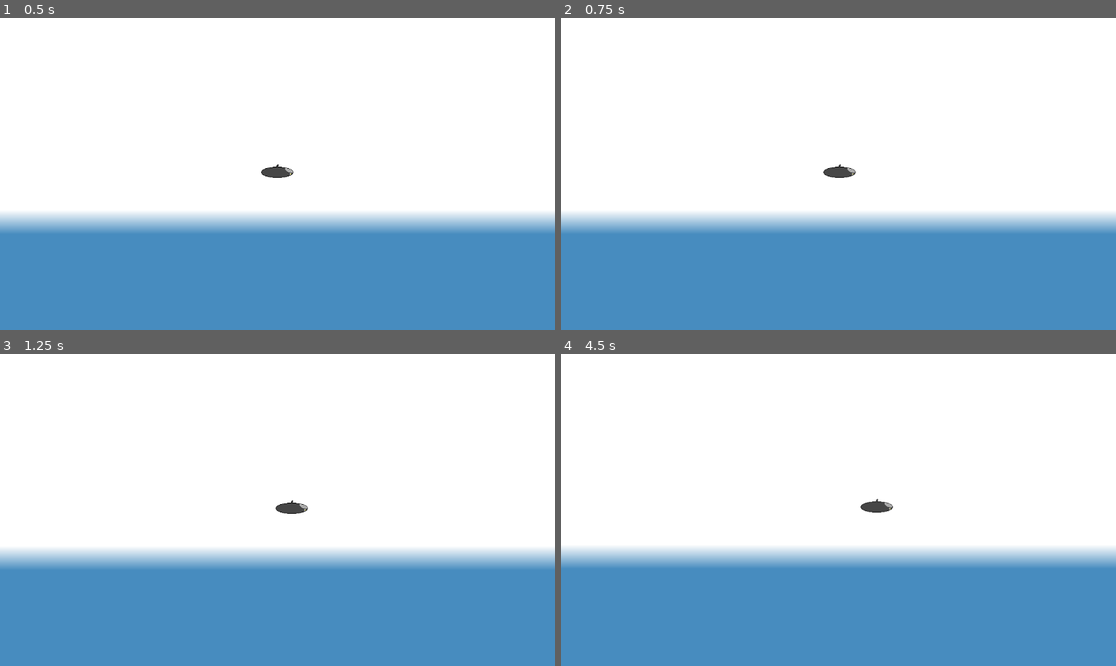
Above: before the commit, frames 1-4 (two rows, left to right).
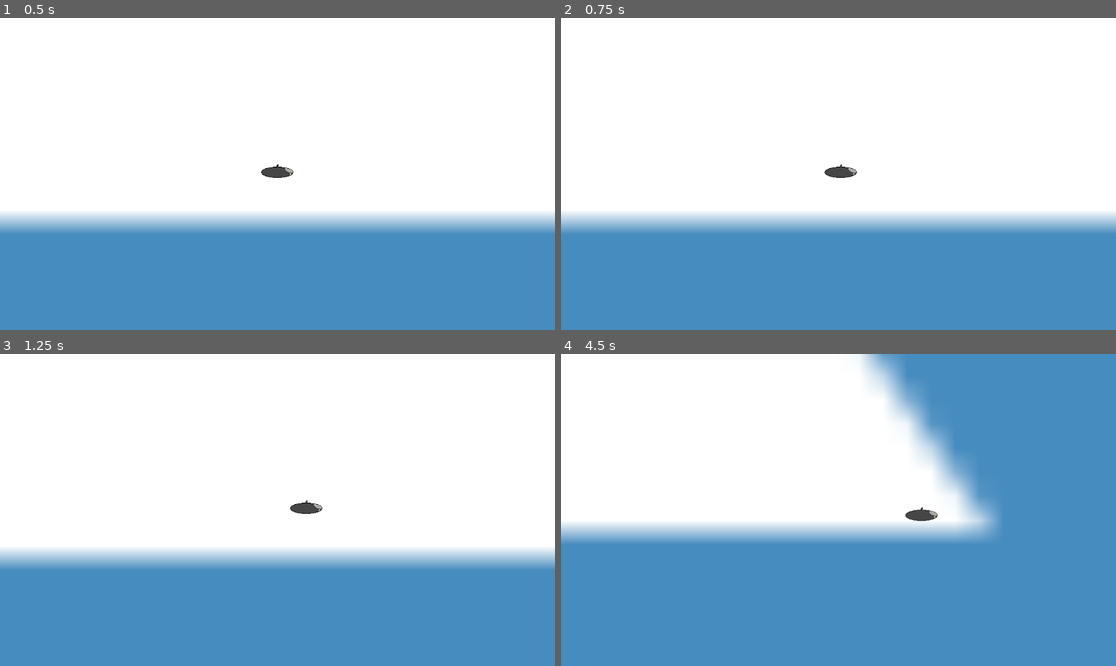
Above: after the commit, the same moments.

Repository: Sub-game-team/Subgame
Game: Godot game, scene res://node_2d.tscn
Same seed, same stepped clock (60 frames per second), same inputs: the game is played once before the commit and once after it. The engine's default icon, where the game draws it, is replaced by a stand-in: a white triangle on a blue panel in a dark square.
Inputs:
- Up to frame 1 (0.5 s): no input
- Up to frame 2 (0.75 s): tap Enter at 0.5 s; hold Right (right) from 0.53 s (still down)
- Up to frame 3 (1.25 s): keep holding Right (right)
- Up to frame 4 (4.5 s): release Right (right) at 1.28 s; hold Down (down) 1.28-2.03 s; hold Right (right) 2.03-2.78 s; hold Up (up) 2.78-3.53 s; hold Left (left) from 3.53 s (still down)

Frame 1 is identical in both runs. In frame 2, less than 0.1% of the frame differs, in the area x 47-54%, y 46-52%; in frame 3, 0.2%; in frame 4, 34%, in the area x 0-100%, y 0-68%.

Commit message:
NOT WORKING - i hate vectors

Diff:
--- a/CharacterBody2DMovement.gd
+++ b/CharacterBody2DMovement.gd
@@ -5,7 +5,7 @@
 var yMovement = 0
 var xMovement = 0
 
-func get_input2():
+func get_input():
 	if Input.is_action_pressed("left") and xMovement <= 498:
 		xMovement -= 4
 	if Input.is_action_pressed("right") and xMovement >= -498:
@@ -14,32 +14,26 @@
 		yMovement -= 4
 	if Input.is_action_pressed("down") and yMovement >= -498:
 		yMovement += 4
-	if not (Input.is_action_pressed("left") and Input.is_action_pressed("right")):
-		if xMovement >= 2:
-			xMovement -= 2
-		elif xMovement <= -2:
-			xMovement += 2
-	if not (Input.is_action_pressed("up") and Input.is_action_pressed("down")):
-		if yMovement >= 2:
-			yMovement -= 2
-		elif yMovement <= -2:
-			yMovement += 2
+	if not (xMovement <= 0 and Input.is_action_pressed("right")):
+		xMovement -= 2
+		print("test1")
+	if not (xMovement >= 0 and Input.is_action_pressed("left")):
+		xMovement += 2
+		print("test2")
+	if not (yMovement <= 0 and Input.is_action_pressed("up")):
+		yMovement -= 2
+		print("test3")
+	if not (yMovement >= 0 and Input.is_action_pressed("down")):
+		yMovement += 2
+		print("test4")
 	velocity = Vector2(xMovement, yMovement)
-
-func get_input():
-	var input_direction = Input.get_vector("left", "right", "up", "down")
-	if input_direction == Vector2(0, 0) and speed >= 10:
-		speed -= 10
-	else:
-		input_direction2 = input_direction
-		if speed <= 498:
-			speed += 2
-	#print("test")
-	velocity = input_direction2 * speed
-	print(velocity)
-	#print(input_direction)
-	#print(speed)
+	print(Input.is_action_pressed("left"))
+	print(Input.is_action_pressed("right"))
+	print(Input.is_action_pressed("up"))
+	print(Input.is_action_pressed("down"))
+	print(xMovement)
+	print(yMovement)
 
 func _physics_process(_delta):
-	get_input2()
+	get_input()
 	move_and_slide()
